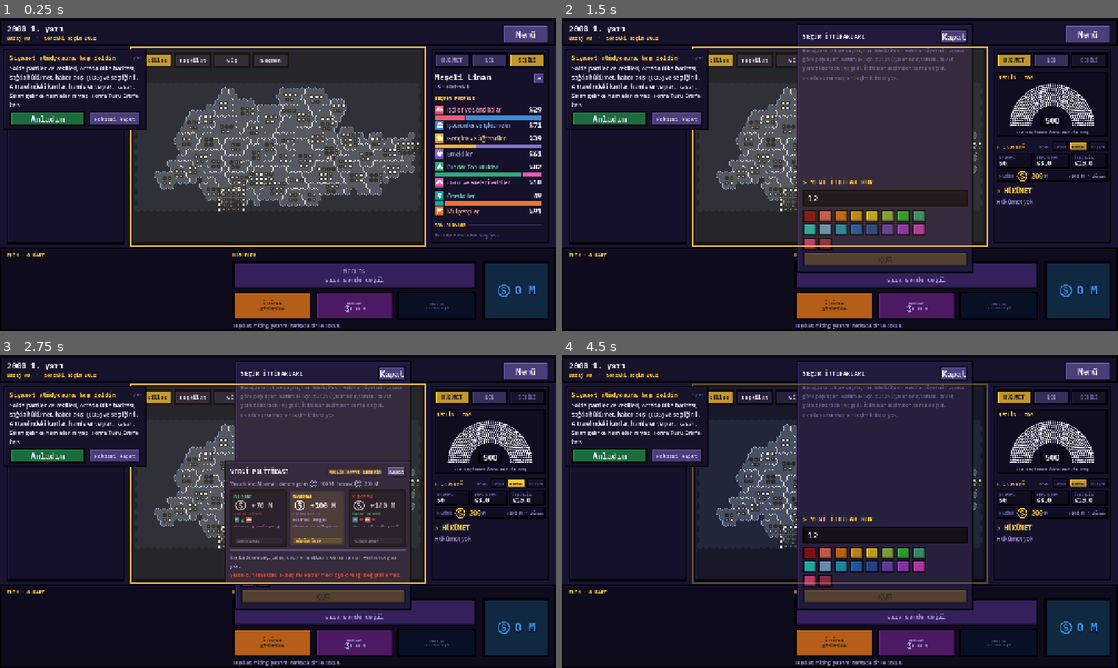
Above: before the commit, frames 1-4 (two rows, left to right).
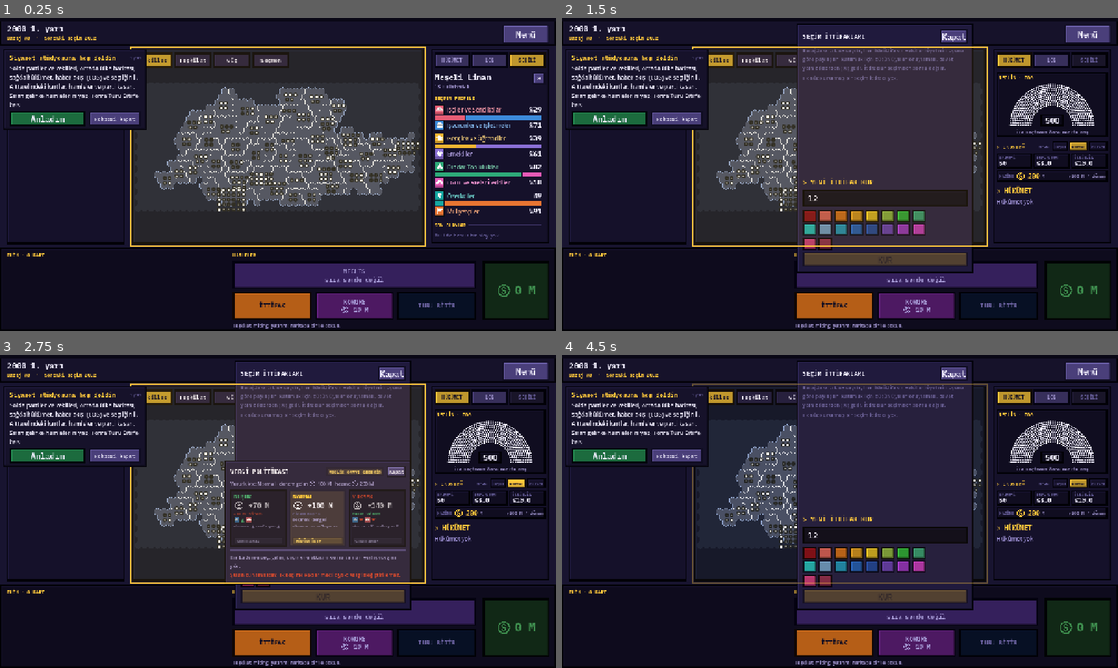
Above: after the commit, the same moments.

Repository: TriQue06/siyaset_oyunu_test_experimental
Game: Godot game, scene res://scenes/GameScreen.tscn
Same seed, same stepped clock (60 frames per second), same inputs: the game is played once before the commit and once after it. This scene is started directly instead of the project's main scene. Sound files missing from this copy of the repository are replaced by a short silence.
Inputs (mouse positions are in pixels of both pictures, inside the frame that each line leads up to):
- Up to frame 1 (0.25 s): no input
- Up to frame 2 (1.5 s): click "İTTİFAK görüntüle" (after the commit: "İTTİFAK") at 0.5 s; click (884, 199) at 1.27 s; type "12" at 1.35 s
- Up to frame 3 (2.75 s): click "NORMAL" at 2 s
- Up to frame 4 (4.5 s): click "NORMAL" at 2.75 s; tap Enter at 3.5 s; move the mouse to (962, 495) at 3.52 s; hold Right 3.53-4.25 s; click (962, 495) at 3.67 s; tap Space at 3.77 s; drag from (728, 527) to (812, 574) at 4.27 s

The runs differ from the first frame. In frame 1, 2.2% of the frame differs, in the area x 46-99%, y 78-96%; in frame 2, 2.3%; in frame 3, 2.6%, in the area x 42-99%, y 40-96%; in frame 4, 2.3%.

Commit message:
Sürüm 0.0.242: kasa yeşil ve konturuz, simge 1,5 kat, hamle düğmeleri tutarlı
Co-Authored-By: Claude Opus 5.5 <noreply@anthropic.com>

Diff:
--- a/siyaset-oyunu/project.godot
+++ b/siyaset-oyunu/project.godot
@@ -11,7 +11,7 @@
 [application]
 
 config/name="Siyaset Oyunu"
-config/version="0.0.241"
+config/version="0.0.242"
 run/main_scene="res://scenes/Lobby.tscn"
 config/quit_on_go_back=false
 config/features=PackedStringArray("4.7", "Forward Plus")
--- a/siyaset-oyunu/scripts/game_screen.gd
+++ b/siyaset-oyunu/scripts/game_screen.gd
@@ -2114,7 +2114,7 @@
 func _refresh_pass_button() -> void:
 	var active := CardManager.can_act()
 	pass_button.disabled = not active
-	_set_action_text(pass_button, L.t("TURU BİTİR"), L.t("sırayı devret") if active else L.t("sıra sende değil"))
+	_set_action_text(pass_button, L.t("TURU BİTİR"), "")
 	UiSkin.skin_action_button(pass_button, ACTION_COLOR_PASS, active)
 	# Para bittiyse tur kendiliğinden geçmez; düğme nabız gibi atarak hatırlatır.
 	var should_pulse: bool = active and CardManager.funds_of(multiplayer.get_unique_id()) <= 0
@@ -3743,7 +3743,10 @@
 
 # --- Hamleler: yasa tasarla, teşkilat, karalama hedefi -------------------
 
-const FUNDS_COLOR := UiTheme.BLUE
+## Hamle düğmelerinin ortak puntosu (MECLİS, İTTİFAK, KONGRE, TURU BİTİR).
+const ACTION_FONT_SIZE := 14
+## Kasa rengi: dolar banknotunun koyu yeşili (0.0.242).
+const FUNDS_COLOR := Color("3E8E4E")
 const EMPTY_SEAT_COLOR := UiTheme.TEXT
 
 ## Sağ sütunun alt kısmı (aşağıdan yukarı): sıra göstergesi, pas, deste ve
@@ -3788,8 +3791,6 @@
 	_funds_label.add_theme_font_override("font", UiTheme.mono(true))
 	_funds_label.add_theme_font_size_override("font_size", 26)
 	_funds_label.add_theme_color_override("font_color", FUNDS_COLOR)
-	_funds_label.add_theme_color_override("font_outline_color", UiTheme.INK)
-	_funds_label.add_theme_constant_override("outline_size", 6)
 	_funds_label.mouse_filter = Control.MOUSE_FILTER_IGNORE
 	# Tutar ve altında küçük birim: plaka eski genişliğinde kalır.
 	var amount_box := VBoxContainer.new()
@@ -3820,7 +3821,7 @@
 	_parl_button.clip_text = true
 	_parl_button.set_meta("action_color", ACTION_COLOR_LAW)
 	_parl_button.add_theme_font_override("font", UiTheme.mono(true))
-	_parl_button.add_theme_font_size_override("font_size", 14)
+	_parl_button.add_theme_font_size_override("font_size", ACTION_FONT_SIZE)
 	_parl_button.tooltip_text = L.t("Meclis akışı: uygunsa gensoru, sonra grup toplantısı ve yasa. Her aşamayı yap ya da geç.")
 	_parl_button.pressed.connect(_on_parliament_button_pressed)
 	actions_vbox.add_child(_parl_button)
@@ -3829,7 +3830,7 @@
 	_action_grid.add_theme_constant_override("h_separation", ACTION_BUTTON_GAP)
 	_action_grid.add_theme_constant_override("v_separation", ACTION_BUTTON_GAP)
 	actions_vbox.add_child(_action_grid)
-	_alliance_button = _action_button(L.t("İTTİFAK"), L.t("görüntüle"), ACTION_COLOR_ALLIANCE)
+	_alliance_button = _action_button(L.t("İTTİFAK"), "", ACTION_COLOR_ALLIANCE)
 	_alliance_button.pressed.connect(_on_alliance_button_pressed)
 	_alliance_button.tooltip_text = L.t("İttifakları görüntüle, kur veya partileri davet et ve katıl.")
 	# KONGRE: genel başkan kendi sırasında (en az bir seçim geçtiyse) kongreye
@@ -3893,11 +3894,16 @@
 ## düğmeye sığana kadar yazı küçülür (İngilizce "EARLY ELECTION" gibi; ad
 ## kısaltılmaz).
 func _set_action_text(button: Button, title: String, cost_text: String) -> void:
-	button.text = "%s\n%s" % [title, cost_text]
-	# İki satır ayrı ölçülür, düğmenin yazı tipiyle (5 sütunda kutu dar).
-	var width := ACTION_BUTTON_WIDTH - 10.0
-	var font := UiTheme.mono()
-	var size := UiTheme.FS_TINY - 2
+	# 0.0.242: bütün hamle düğmeleri MECLİS ile aynı yazı tipi ve puntoda;
+	# ikinci satır yalnız gerekiyorsa (bedel, bekleyen karar).
+	button.text = title if cost_text == "" else "%s\n%s" % [title, cost_text]
+	# Sığdırma düğmenin GERÇEK genişliğine göre (ızgarada genişler); daha
+	# yerleşmemişse hamle ızgarasının bir sütunu.
+	var cell := (_r(R_ACTIONS).size.x - ACTION_BUTTON_GAP * 2.0) / 3.0
+	var width := maxf(button.size.x, maxf(ACTION_BUTTON_WIDTH, cell)) - 10.0
+	var font := UiTheme.mono(true)
+	button.add_theme_font_override("font", font)
+	var size := ACTION_FONT_SIZE
 	while size > 6 and (font.get_string_size(title, HORIZONTAL_ALIGNMENT_LEFT, -1, size).x > width
 			or font.get_string_size(cost_text, HORIZONTAL_ALIGNMENT_LEFT, -1, size).x > width):
 		size -= 1
@@ -3932,7 +3938,7 @@
 	if _alliance_button != null:
 		_set_action_available(_alliance_button, CardManager.alliances_enabled)
 		var decisions := CardManager.alliance_requests_for(me).size()
-		_set_action_text(_alliance_button, L.t("İTTİFAK"), (L.t("%d karar bekliyor") % decisions) if decisions > 0 else L.t("görüntüle"))
+		_set_action_text(_alliance_button, L.t("İTTİFAK"), (L.t("%d karar bekliyor") % decisions) if decisions > 0 else "")
 	if _alliance_panel != null and _alliance_panel.visible:
 		_refresh_alliance_panel()
 	_refresh_parliament_button()
--- a/siyaset-oyunu/scripts/money_icon.gd
+++ b/siyaset-oyunu/scripts/money_icon.gd
@@ -13,8 +13,8 @@
 const SVG := '<svg xmlns="http://www.w3.org/2000/svg" height="96" width="96" viewBox="0 -960 960 960" fill="#ffffff"><p …(599 unchanged characters)…
 ## Simge yazı tipinin çizim boyu (piksel; her puntoya ölçeklenir).
 const FONT_SIZE := 96
-## Simgenin yazı puntosuna oranı (0.0.241: eskisinin iki katı).
-const ICON_SCALE := 1.84
+## Simgenin yazı puntosuna oranı (0.0.242: ilk hâlinin 1,5 katı).
+const ICON_SCALE := 1.38
 const FONTS := ["res://assets/fonts/IBMPlexMono-Regular.ttf", "res://assets/fonts/IBMPlexMono-Medium.ttf",
 	"res://assets/fonts/IBMPlexMono-SemiBold.ttf", "res://assets/fonts/IBMPlexMono-Bold.ttf"]
 
Not shown, changed: siyaset-oyunu/export_presets.cfg
